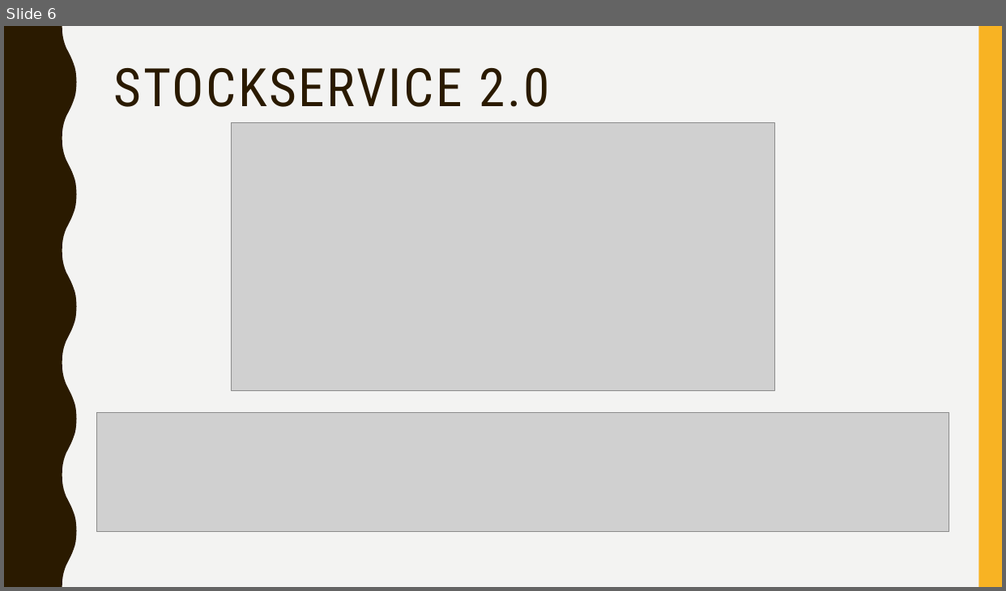
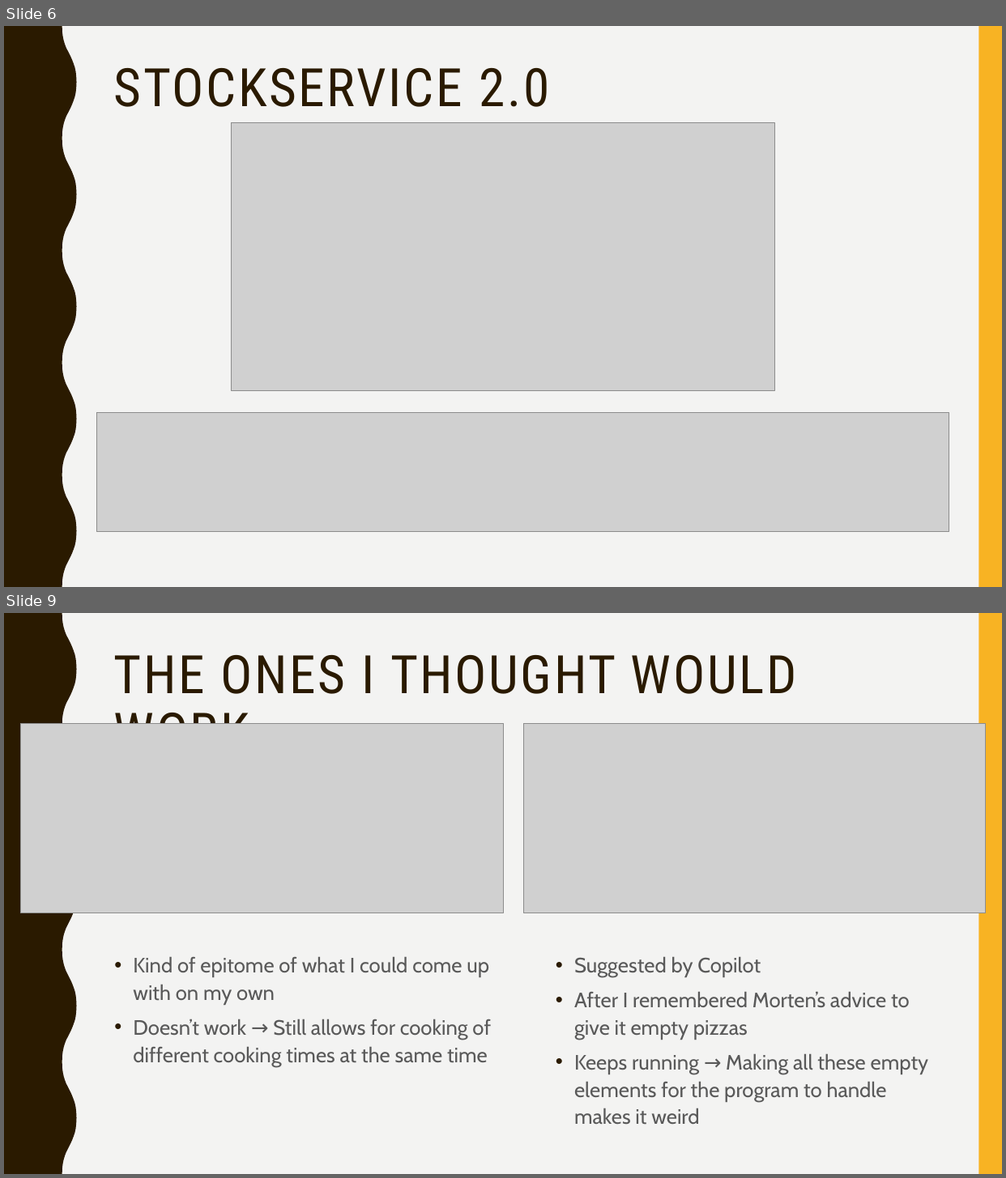
Before and after one commit to Exopi-Talent-Academy/PizzaSolutionRebekka, a slide deck: PizzaSolution Presentation.pptx. Shown one above the other, each under a label of ours: slide 6 before the commit, slides 6 and 9 after it; the slides between them are not shown. The pictures are 1006x591 and 1006x1178 pixels, drawn with LibreOffice and Linux fonts; fonts in the diff are those of the drawing; grey boxes stand for pictures. Boxes give left, top, right and bottom in pixels: in the first picture for what was removed or moved away, otherwise in the second. Text is boxed around its words. In the diff, an @@ line names an element or a change of style, - is before the commit and + after.

```diff
--- a/PizzaSolution Presentation.pptx
+++ b/PizzaSolution Presentation.pptx
@@ slide 9 added at bbox=[4, 613, 1002, 1174], background #F3F3F2; not listed: 2 template elements that a slide beside it also shows @@
@@ title added at bbox=[114, 655, 796, 724], 51 pt, text #2A1A00 @@
+THE ONES I THOUGHT WOULD WORK
@@ picture added at bbox=[20, 724, 503, 914] @@
@@ picture added at bbox=[523, 724, 986, 914] @@
@@ text added at bbox=[133, 956, 491, 1067], 20 pt, text #595959 @@
+• Kind of epitome of what I could come up with on my own
+• Doesn’t work → Still allows for cooking of different cooking times at the same time
@@ text added at bbox=[574, 956, 928, 1125], 20 pt, text #595959 @@
+• Suggested by Copilot
+• After I remembered Morten’s advice to give it empty pizzas
+• Keeps running → Making all these empty elements for the program to handle makes it weird
```
Also in this commit, not shown: 1 slide changed, 3 other slides added, 2 slides removed, 1 other file.
